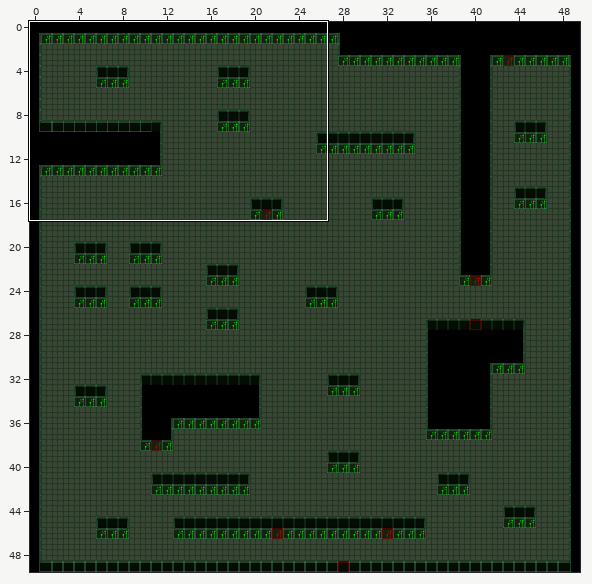
Level history. Tiled map: resources/levels/1.tmx. The first picture is a wide view before the edit; the outline marks the close-up.
Close-up. Old version:
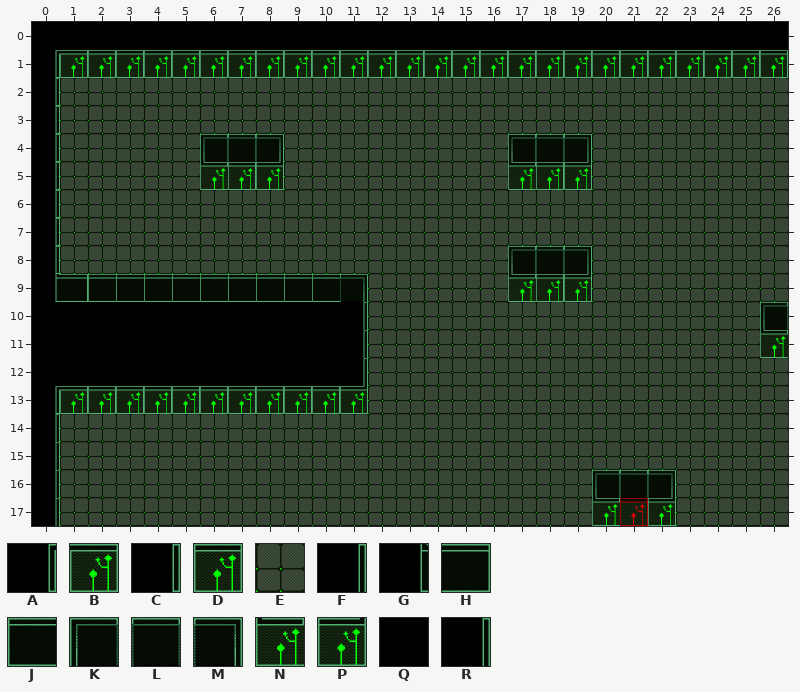
Cells are 64x64 px. Shown: x 0..26, y 0..17. The commit also changed other parts of the map, which this record leaves out.
Key: from "tile-green": A 0, B 1, C 4, D 5, E 6, F 8, G 12, H 13, J 14, K 16, L 17, M 18, N 20, P 22, Q 23, R 25.
_ is an empty cell, # one hidden under a higher layer.
Layers that did not change in this view are not listed.
Layer "images" before, first column x 0:
 0 QQQQQQQQQQQQQQQQQQQQQQQQQQQ
 1 ABDDDDDDDDDDDDDDDDDDDDDDDDD
 2 CEEEEEEEEEEEEEEEEEEEEEEEEEE
 3 CEEEEEEEEEEEEEEEEEEEEEEEEEE
 4 CEEEEEKLMEEEEEEEEKLMEEEEEEE
 5 CEEEEENDPEEEEEEEENDPEEEEEEE
 6 CEEEEEEEEEEEEEEEEEEEEEEEEEE
 7 CEEEEEEEEEEEEEEEEEEEEEEEEEE
 8 CEEEEEEEEEEEEEEEEKLMEEEEEEE
 9 GHJJJJJJJJJMEEEEENDPEEEEEEE
10 QQQQQQQQQQQREEEEEEEEEEEEEEK
11 QQQQQQQQQQQREEEEEEEEEEEEEEN
12 QQQQQQQQQQQREEEEEEEEEEEEEEE
13 ABDDDDDDDDDPEEEEEEEEEEEEEEE
14 FEEEEEEEEEEEEEEEEEEEEEEEEEE
15 FEEEEEEEEEEEEEEEEEEEEEEEEEE
16 FEEEEEEEEEEEEEEEEEEEKLMEEEE
17 FEEEEEEEEEEEEEEEEEEEN#PEEEE
The result:
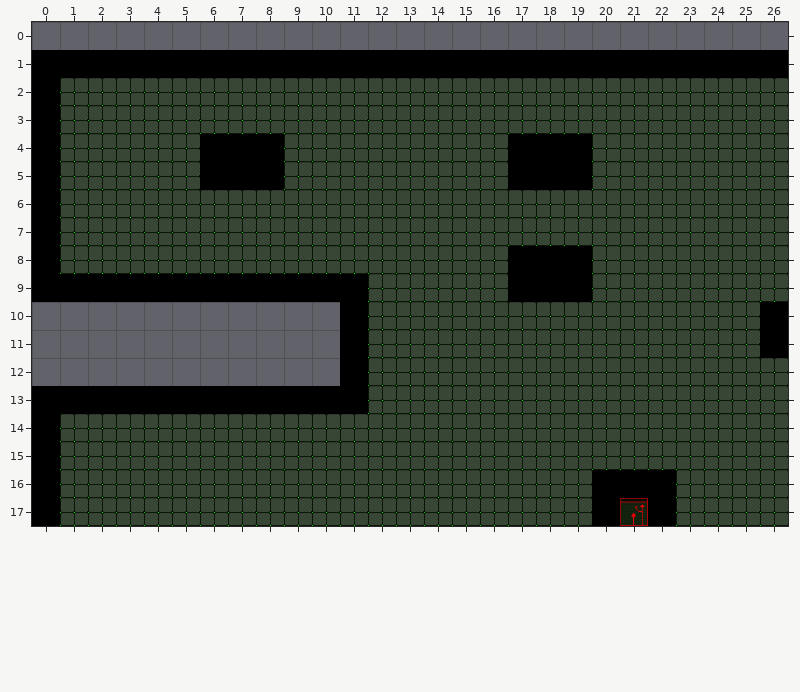
Tiles of an added or newly shown layer are drawn over the layers below it.
The exact change:
Changed rows in their new state; . is an unchanged cell.
Layer "images":
first column x 0:
 0 ___________________________
first column x 0:
10 ___________
11 ___________
12 ___________
Layer "collisions" (now shown):
first column x 0:
 1 QQQQQQQQQQQQQQQQQQQQQQQQQQQ
 2 Q..........................
 3 Q..........................
 4 Q.....QQQ........QQQ.......
 5 Q.....QQQ........QQQ.......
 6 Q..........................
 7 Q..........................
 8 Q................QQQ.......
 9 QQQQQQQQQQQQ.....QQQ.......
10 ...........Q..............Q
11 ...........Q..............Q
12 ...........Q...............
13 QQQQQQQQQQQQ...............
14 Q..........................
15 Q..........................
16 Q...................QQQ....
17 Q...................Q.Q....
Pixel boxes of the changes (left, top, right, bottom) in both close-ups:
changed: (32, 22, 788, 526)
